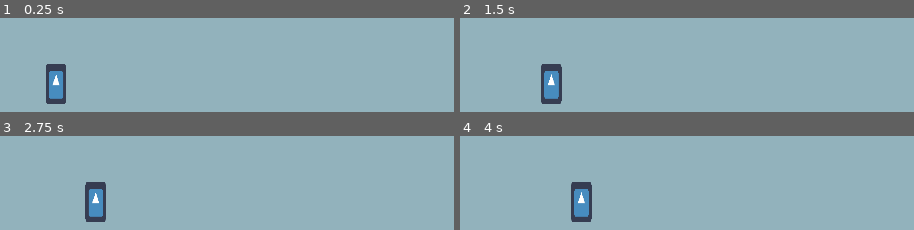
Above: before the commit, frames 1-4 (two rows, left to right).
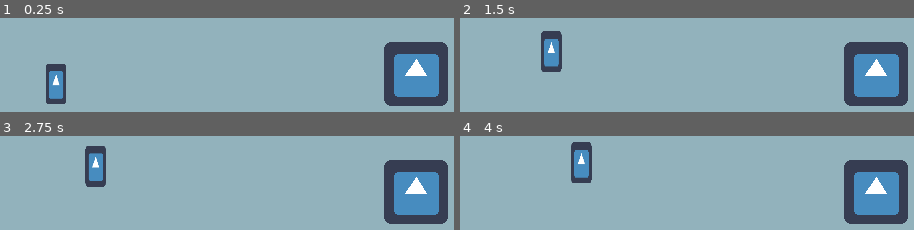
Above: after the commit, the same moments.

Repository: SRWGShinyo/The-Lever
Game: Godot game, scene res://scenes/Level1.tscn
Two runs of this game, one before a commit and one after it. Both use one fixed random seed, a clock stepped at 60 frames per second and the inputs below. This scene is started directly instead of the project's main scene. The engine's default icon, where the game draws it, is replaced by a stand-in: a white triangle on a blue panel in a dark square.
Inputs (mouse positions are in pixels of both pictures, inside the frame that each line leads up to):
- Up to frame 1 (0.25 s): no input
- Up to frame 2 (1.5 s): tap Enter at 0.5 s; move the mouse to (outside the picture) at 0.52 s; hold Right (PLAYER_RIGHT) 0.53-1.28 s; hold Space (PLAYER_JUMP, bound only after the commit) 0.53-1.28 s; click (outside the picture) at 0.67 s; move the mouse to (outside the picture) at 1.27 s; hold Left (PLAYER_LEFT) from 1.28 s (still down); tap Space (PLAYER_JUMP, bound only after the commit) at 1.35 s; click (outside the picture) at 1.42 s
- Up to frame 3 (2.75 s): tap Space (PLAYER_JUMP, bound only after the commit) at 1.52, 1.82 s; move the mouse to (outside the picture) at 2.02 s; release Left (PLAYER_LEFT) at 2.03 s; hold Right (PLAYER_RIGHT) from 2.03 s (still down); hold Space (PLAYER_JUMP, bound only after the commit) from 2.03 s (still down); click (outside the picture) at 2.17 s
- Up to frame 4 (4 s): move the mouse to (outside the picture) at 2.77 s; release Space (PLAYER_JUMP, bound only after the commit) at 2.78 s; tap Space (PLAYER_JUMP, bound only after the commit) at 2.85, 3.02, 3.32 s; click (outside the picture) at 2.92 s; move the mouse to (outside the picture) at 3.52 s; release Right (PLAYER_RIGHT) at 3.53 s; hold Left (PLAYER_LEFT) from 3.53 s (still down); hold Space (PLAYER_JUMP, bound only after the commit) from 3.53 s (still down); click (outside the picture) at 3.67 s

The runs differ from the first frame. In frame 1, 9.5% of the frame differs, in the area x 84-99%, y 25-94%; in frame 2, 13%; in frame 3, 13%; in frame 4, 13%, in the area x 24-99%, y 6-94%.

Commit message:
Player: add jump and lever fade animation

Diff:
--- a/Objects/Lever.gd
+++ b/Objects/Lever.gd
@@ -1,7 +1,18 @@
 extends Node2D
 
-func _ready():
-	pass
+signal clicked
+
+var fadePanelModel := preload("res://UI/FadePanel.tscn")
+var fadePanel: AnimationPlayer = null
 
 func _on_ClickableArea_clicked():
-	pass
+	if fadePanel == null:
+		fadePanel = fadePanelModel.instance()
+		get_tree().get_root().add_child(fadePanel)
+	fadePanel.play("Fade")
+	fadePanel.connect("animation_finished", self, "_animation_finished")
+	emit_signal("clicked")
+
+func _animation_finished(anim_name: String):
+	if anim_name == "Fade":
+		fadePanel.play("FadeAway")
--- a/Objects/Lever.tscn
+++ b/Objects/Lever.tscn
@@ -6,7 +6,7 @@
 [sub_resource type="RectangleShape2D" id=1]
 extents = Vector2( 31.3273, 31.3162 )
 
-[node name="ClickableRoot" index="0" instance=ExtResource( 1 )]
+[node name="LeverRoot" instance=ExtResource( 1 )]
 script = ExtResource( 2 )
 
 [node name="CollisionShape2D" parent="ClickableArea" index="1"]
--- a/Objects/Player.gd
+++ b/Objects/Player.gd
@@ -1,8 +1,10 @@
 extends KinematicBody2D
 
+var old_velocity = Vector2(0, 0)
 var velocity = Vector2(0, 0)
 const MAX_SPEED = 60
 const gravity = 3
+const JUMP_STRENGTH = 120
 
 func _ready():
 	pass
@@ -12,6 +14,11 @@
 
 func moving() -> bool:
 	return Input.is_action_pressed("PLAYER_RIGHT") != Input.is_action_pressed("PLAYER_LEFT")
+
+func is_grounded() -> bool:
+	print_debug(old_velocity)
+	print_debug(velocity)
+	return old_velocity.y > 0 and velocity.y < old_velocity.y
 
 func _physics_process(delta):
 	if moving():
@@ -24,4 +31,9 @@
 
 	velocity.y += gravity
 
+	old_velocity = velocity
 	velocity = move_and_slide(velocity)
+
+func _process(delta):
+	if Input.is_action_pressed("PLAYER_JUMP") and is_grounded():
+		velocity.y = -JUMP_STRENGTH
--- a/UI/FadePanel.tscn
+++ b/UI/FadePanel.tscn
@@ -2,23 +2,9 @@
 
 [sub_resource type="Animation" id=1]
 resource_name = "Fade"
+length = 1.9
 tracks/0/type = "value"
-tracks/0/path = NodePath(".:modulate")
-tracks/0/interp = 1
-tracks/0/loop_wrap = true
-tracks/0/imported = false
-tracks/0/enabled = true
-tracks/0/keys = {
-"times": PoolRealArray( 0, 0.9 ),
-"transitions": PoolRealArray( 1, 1 ),
-"update": 0,
-"values": [ Color( 1, 1, 1, 0 ), Color( 0.156863, 0.156863, 0.156863, 1 ) ]
-}
-
-[sub_resource type="Animation" id=2]
-resource_name = "FadeAway"
-tracks/0/type = "value"
-tracks/0/path = NodePath(".:modulate")
+tracks/0/path = NodePath("FadePanelRoot/FadePanel:modulate")
 tracks/0/interp = 1
 tracks/0/loop_wrap = true
 tracks/0/imported = false
@@ -27,19 +13,30 @@
 "times": PoolRealArray( 0, 1 ),
 "transitions": PoolRealArray( 1, 1 ),
 "update": 0,
-"values": [ Color( 0.156863, 0.156863, 0.156863, 1 ), Color( 0.156863, 0.156863, 0.156863, 0 ) ]
+"values": [ Color( 0, 0, 0, 0 ), Color( 0.156863, 0.156863, 0.156863, 1 ) ]
 }
 
-[node name="FadePanelRoot" type="Control"]
-anchor_right = 1.0
-anchor_bottom = 1.0
-rect_pivot_offset = Vector2( -630, -20 )
+[sub_resource type="Animation" id=2]
+resource_name = "FadeAway"
+tracks/0/type = "value"
+tracks/0/path = NodePath("FadePanelRoot/FadePanel:modulate")
+tracks/0/interp = 1
+tracks/0/loop_wrap = true
+tracks/0/imported = false
+tracks/0/enabled = true
+tracks/0/keys = {
+"times": PoolRealArray( 0, 1 ),
+"transitions": PoolRealArray( 1, 1 ),
+"update": 0,
+"values": [ Color( 0.156863, 0.156863, 0.156863, 1 ), Color( 1, 1, 1, 0 ) ]
+}
+
+[node name="FadePanelRoot" type="AnimationPlayer"]
+anims/Fade = SubResource( 1 )
+anims/FadeAway = SubResource( 2 )
 
 [node name="FadePanel" type="Panel" parent="."]
-modulate = Color( 0.156863, 0.156863, 0.156863, 0 )
+modulate = Color( 0.156863, 0.156863, 0.156863, 1 )
 margin_right = 640.0
 margin_bottom = 640.0
-
-[node name="AnimationPlayer" type="AnimationPlayer" parent="FadePanel"]
-anims/Fade = SubResource( 1 )
-anims/FadeAway = SubResource( 2 )
+mouse_filter = 2
--- a/project.godot
+++ b/project.godot
@@ -36,6 +36,12 @@
 "events": [ Object(InputEventKey,"resource_local_to_scene":false,"resource_name":"","device":0,"alt":false,"shift":false,"control":false,"meta":false,"command":false,"pressed":false,"scancode":16777233,"unicode":0,"echo":false,"script":null)
  ]
 }
+PLAYER_JUMP={
+"deadzone": 0.5,
+"events": [ Object(InputEventKey,"resource_local_to_scene":false,"resource_name":"","device":0,"alt":false,"shift":false,"control":false,"meta":false,"command":false,"pressed":false,"scancode":32,"unicode":0,"echo":false,"script":null)
+, Object(InputEventKey,"resource_local_to_scene":false,"resource_name":"","device":0,"alt":false,"shift":false,"control":false,"meta":false,"command":false,"pressed":false,"scancode":16777232,"unicode":0,"echo":false,"script":null)
+ ]
+}
 
 [layer_names]
 
--- /dev/null
+++ b/scenes/Level1.gd
@@ -0,0 +1 @@
+extends Node2D
--- a/scenes/Level1.tscn
+++ b/scenes/Level1.tscn
@@ -1,11 +1,17 @@
-[gd_scene load_steps=3 format=2]
+[gd_scene load_steps=5 format=2]
 
-[ext_resource path="res://Objects/Floor.tscn" type="PackedScene" id=1]
-[ext_resource path="res://Objects/Player.tscn" type="PackedScene" id=2]
+[ext_resource path="res://scenes/Level1.gd" type="Script" id=1]
+[ext_resource path="res://Objects/Floor.tscn" type="PackedScene" id=2]
+[ext_resource path="res://Objects/Player.tscn" type="PackedScene" id=3]
+[ext_resource path="res://Objects/Lever.tscn" type="PackedScene" id=4]
 
 [node name="Level1Root" type="Node2D"]
+script = ExtResource( 1 )
 
-[node name="Floor" parent="." instance=ExtResource( 1 )]
+[node name="Floor" parent="." instance=ExtResource( 2 )]
 
-[node name="Player" parent="." instance=ExtResource( 2 )]
+[node name="Player" parent="." instance=ExtResource( 3 )]
 position = Vector2( 70, 600 )
+
+[node name="Lever" parent="." instance=ExtResource( 4 )]
+position = Vector2( 430, 590 )
